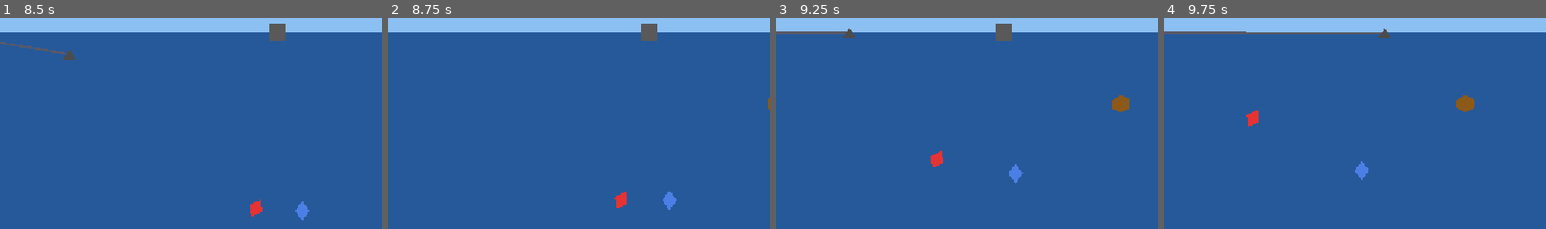
Above: before the commit, frames 1-4 (left to right).
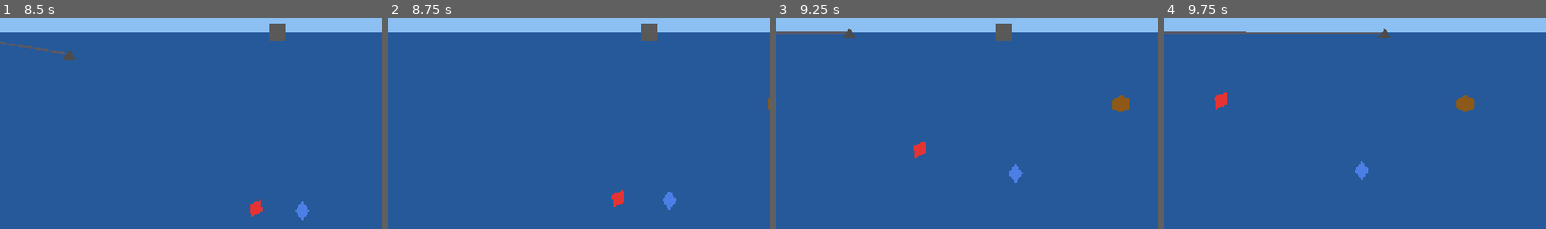
Above: after the commit, the same moments.

Repository: hysonger/anchor-loot
Game: Godot game, scene res://scenes/main.tscn
Two runs of this game, one before a commit and one after it. Both use one fixed random seed, a clock stepped at 60 frames per second and the inputs below.
Inputs (mouse positions are % of the whole screen's width and height, from its top left):
- Up to frame 1 (8.5 s): click "开始游戏 [Space]" at 0.5 s; tap Enter at 1.25 s; move the mouse to (72, 44) at 1.27 s; click (72, 44) at 1.42 s; tap Space at 1.52, 2, 2.27, 3.77, 4.52, 5.27, 6.77, 7.52, 8.27 s; move the mouse to (30, 54) at 2.02 s; click (30, 54) at 2.17 s; move the mouse to (60, 27) at 2.77 s; click (60, 27) at 2.92 s; move the mouse to (45, 70) at 3.52 s; click (45, 70) at 3.67 s; move the mouse to (80, 64) at 4.27 s; click (80, 64) at 4.42 s; move the mouse to (20, 34) at 5.02 s; click (20, 34) at 5.17 s; move the mouse to (55, 49) at 5.77 s; click (55, 49) at 5.92 s; move the mouse to (35, 24) at 6.52 s; click (35, 24) at 6.67 s; move the mouse to (72, 44) at 7.27 s; click (72, 44) at 7.42 s; move the mouse to (30, 54) at 8.02 s; click (30, 54) at 8.17 s
- Up to frame 2 (8.75 s): no input
- Up to frame 3 (9.25 s): move the mouse to (60, 27) at 8.77 s; click (60, 27) at 8.92 s
- Up to frame 4 (9.75 s): move the mouse to (45, 70) at 9.52 s; click (45, 70) at 9.67 s
The pictures show only the part of the screen within x 21-71%, y 23-73%; the shares and areas given below are measured in that part.

Frame 1 is identical in both runs. In frame 2, 0.2% of the frame differs, in the area x 58-63%, y 81-91%; in frame 3, 0.4%, in the area x 36-44%, y 58-71%; in frame 4, 0.4%.

Commit message:
docs(spec): bump anchor fire speed to 800, update verification numbers

Diff:
--- a/autoload/game.gd
+++ b/autoload/game.gd
@@ -46,7 +46,7 @@
 # ---- 攻击性鱼（AggressiveFish）----
 const AGGRO_DETECT_DIST   := 576.0
 const AGGRO_WINDUP_TIME   := 0.5
-const AGGRO_CHARGE_SPEED  := 250.0
+const AGGRO_CHARGE_SPEED  := 300.0
 
 # ---- 宝藏（TreasureItem）----
 const TREASURE_FALL_SPEED_SMALL := 10
--- a/scenes/ship.tscn
+++ b/scenes/ship.tscn
@@ -1,21 +1,21 @@
-[gd_scene load_steps=3 format=3]
+[gd_scene format=3 uid="uid://ddcku5q6ntjgr"]
 
-[ext_resource type="Script" path="res://scripts/ship.gd" id="1_ship"]
+[ext_resource type="Script" uid="uid://deuhkksft6mi7" path="res://scripts/ship.gd" id="1_ship"]
 
 [sub_resource type="RectangleShape2D" id="RectangleShape2D_1"]
 size = Vector2(90, 40)
 
-[node name="Ship" type="Area2D" groups=["ship"]]
+[node name="Ship" type="Area2D" unique_id=345694495 groups=["ship"]]
 position = Vector2(150, 160)
 script = ExtResource("1_ship")
 
-[node name="CollisionShape2D" type="CollisionShape2D" parent="."]
+[node name="CollisionShape2D" type="CollisionShape2D" parent="." unique_id=508444354]
 shape = SubResource("RectangleShape2D_1")
 
-[node name="Hull" type="Polygon2D" parent="."]
+[node name="Hull" type="Polygon2D" parent="." unique_id=456456992]
+color = Color(0.55, 0.35, 0.2, 1)
 polygon = PackedVector2Array(-45, -10, 45, -10, 40, 10, -40, 10)
-color = Color(0.55, 0.35, 0.2, 1)
 
-[node name="Sail" type="Polygon2D" parent="."]
+[node name="Sail" type="Polygon2D" parent="." unique_id=887387244]
+color = Color(0.9, 0.9, 0.9, 1)
 polygon = PackedVector2Array(0, -50, 0, -10, -20, -10)
-color = Color(0.9, 0.9, 0.9, 1)
--- a/scripts/items/chest_item.gd
+++ b/scripts/items/chest_item.gd
@@ -6,9 +6,9 @@
 const SCORE := 10
 
 const LOOT_TABLE: Array[Dictionary] = [
-	{"scene": preload("res://scenes/aggressive_fish_item.tscn"),  "weight": 0.010},
-	{"scene": preload("res://scenes/treasure_item_small.tscn"),   "weight": 0.030},
-	{"scene": preload("res://scenes/treasure_item_large.tscn"),   "weight": 0.010},
+	{"scene": preload("res://scenes/aggressive_fish_item.tscn"),  "weight": 0.20},
+	{"scene": preload("res://scenes/treasure_item_small.tscn"),   "weight": 0.50},
+	{"scene": preload("res://scenes/treasure_item_large.tscn"),   "weight": 0.10},
 ]
 
 func _init_velocity() -> Vector2:
--- a/scripts/items/treasure_item.gd
+++ b/scripts/items/treasure_item.gd
@@ -20,4 +20,4 @@
 	return DAMAGE
 
 func _get_score() -> int:
-	return 50 if treasure_size == Size.SMALL else 100
+	return 100 if treasure_size == Size.SMALL else 500
Not shown, changed: docs/superpowers/specs/2026-07-04-anchor-speed-curve-design.md
